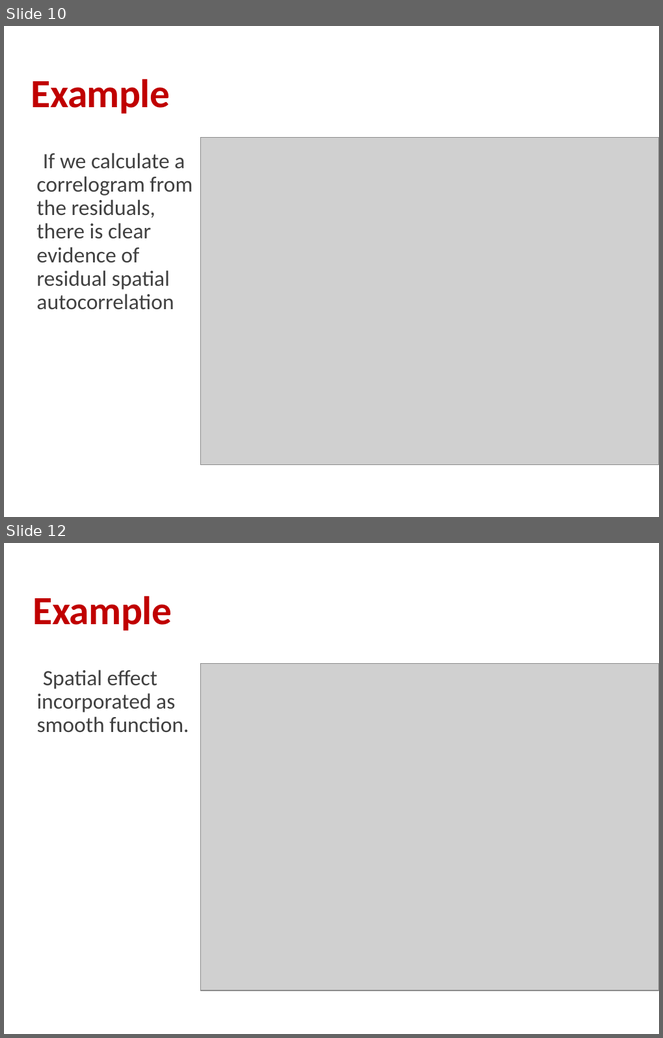
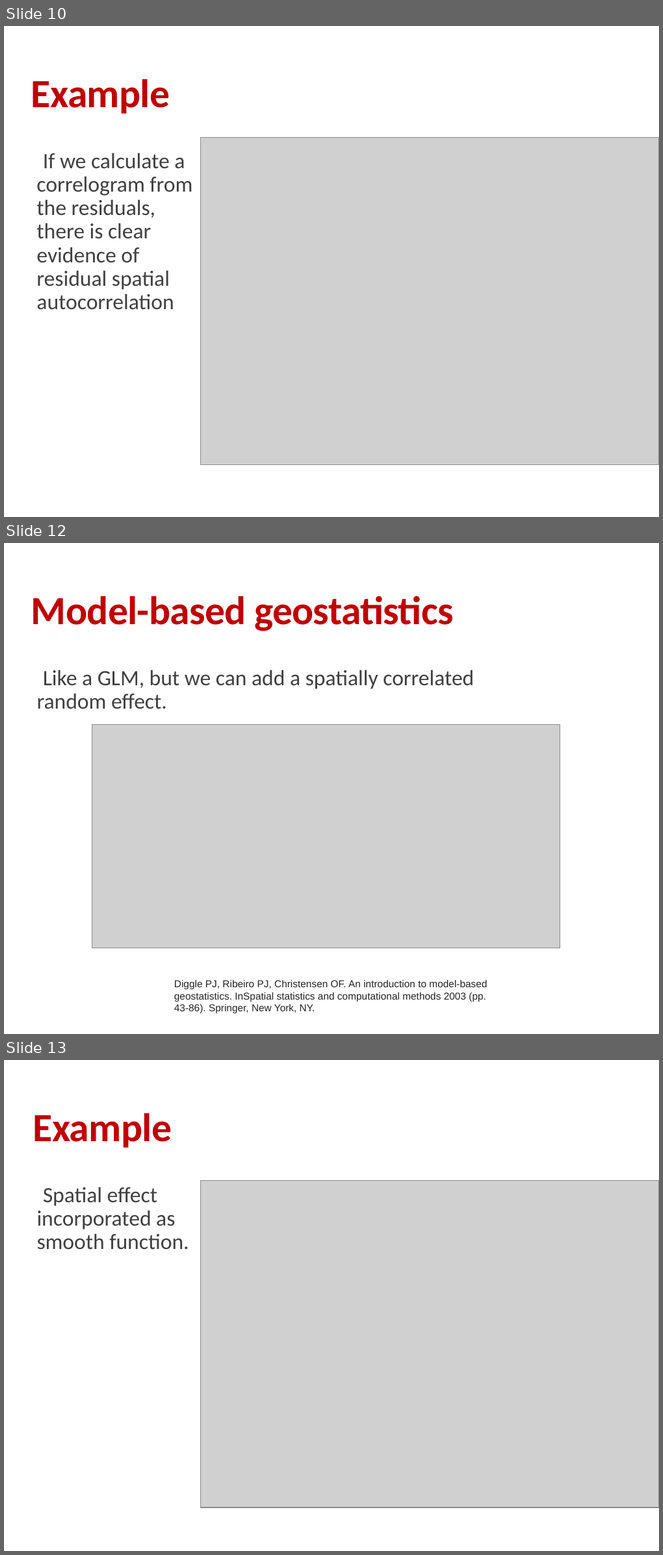
Before and after one commit to HughSt/HughSt.github.io, a slide deck: course_materials/week6/Slides/spatial_regression.pptx. Shown one above the other, each under a label of ours: slides 10 and 12 before the commit, slides 10, 12 and 13 after it; the slides between them are not shown. The pictures are 663x1038 and 663x1555 pixels, drawn with LibreOffice and Linux fonts; fonts in the diff are those of the drawing; grey boxes stand for pictures. Boxes give left, top, right and bottom in pixels: in the first picture for what was removed or moved away, otherwise in the second. Text is boxed around its words. In the diff, an @@ line names an element or a change of style, - is before the commit and + after.

```diff
--- a/course_materials/week6/Slides/spatial_regression.pptx
+++ b/course_materials/week6/Slides/spatial_regression.pptx
@@ slide 12 added at [4, 543, 659, 1034], background #FFFFFF @@
@@ title added at [31, 596, 453, 631], 44 pt, text #C00000, bold @@
+Model-based geostatistics
@@ text added at [37, 670, 474, 709], 24 pt, text #404040 @@
+  Like a GLM, but we can add a spatially correlated random effect.
@@ picture added at [92, 724, 560, 949] @@
@@ text added at [174, 980, 487, 1014], 11 pt, text #222222 @@
+Diggle PJ, Ribeiro PJ, Christensen OF. An introduction to model-based geostatistics. InSpatial statistics and computational methods 2003 (pp. 43-86). Springer, New York, NY.
@@ what was slide 12 is now slide 13 @@
```
Also in this commit, not shown: 1 slide changed.
